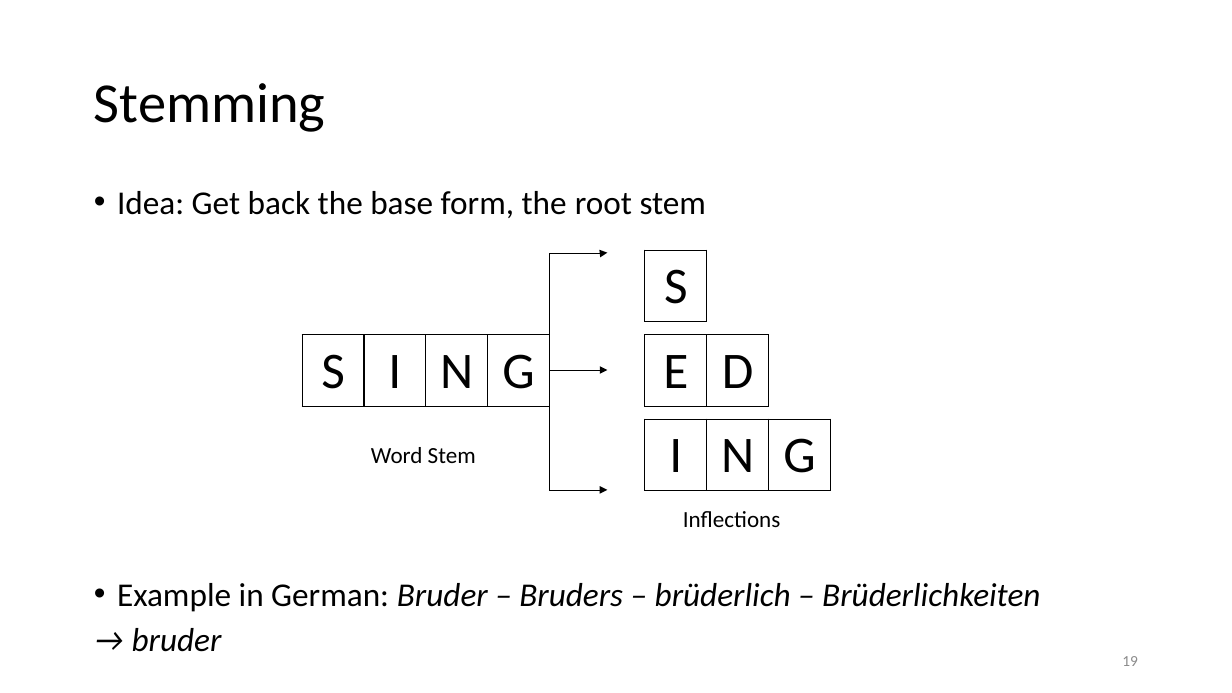
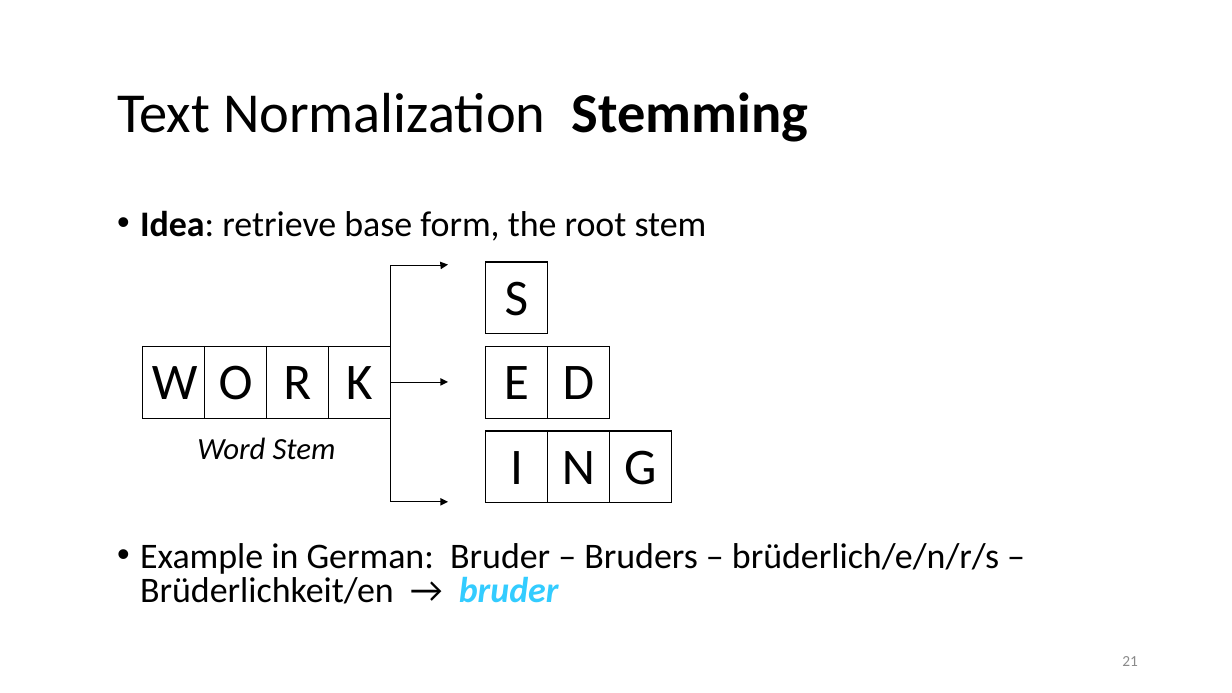
Before and after one commit to lisa-wm/consulting, a slide deck: slide 21 of 5_seminar/Contents_Part_02/slides/Präsentation_Teil2_Lisa.pptx (slide 19 before the commit). Drawn at 1232x693 pixels with LibreOffice and Linux fonts; fonts in the diff are those of the drawing. Boxes give left, top, right and bottom in pixels: in the first picture for what was removed or moved away, otherwise in the second. Text is boxed around its words. In the diff, an @@ line names an element or a change of style, - is before the commit and + after.

```diff
--- a/5_seminar/Contents_Part_02/slides/Präsentation_Teil2_Lisa.pptx
+++ b/5_seminar/Contents_Part_02/slides/Präsentation_Teil2_Lisa.pptx
@@ title at [117, 92, 809, 142]: text changed @@
-Stemming
+Text Normalization Stemming
@@ text at [140, 210, 999, 604]: text changed; size 25.9 to 28 pt @@
-• Idea: Get back the base form, the root stem
-• Example in German: Bruder – Bruders – brüderlich – Brüderlichkeiten
-→ bruder
+• Idea: retrieve base form, the root stem
+• Example in German: Bruder – Bruders – brüderlich/e/n/r/s – Brüderlichkeit/en → bruder
@@ table added at [142, 347, 390, 418], 1 rows, 4 columns @@
+W | O | R | K
@@ table removed at [302, 335, 550, 406], 1 rows, 4 columns @@
-S | I | N | G
@@ 3 tables, 2 elbow arrows, 1 arrow: place and size @@
-3 tables, 2 elbow arrows, 1 arrow at [550, 250, 831, 491]
+3 tables, 2 elbow arrows, 1 arrow at [390, 262, 672, 502]
@@ text "Word Stem": place and size @@
-text "Word Stem" at [371, 447, 476, 463]
+text "Word Stem" at [197, 437, 336, 460]
@@ text "Word Stem" at [197, 437, 336, 460]: size 18 to 24 pt, italic on; alignment left to centre @@
@@ text removed at [683, 511, 780, 527] @@
-Inflections
@@ page number at [1122, 656, 1138, 666]: text changed @@
-19
+21
```
Also in this commit, not shown: 5 other slides changed, 3 slides added, 2 slides removed, 5 other files.
